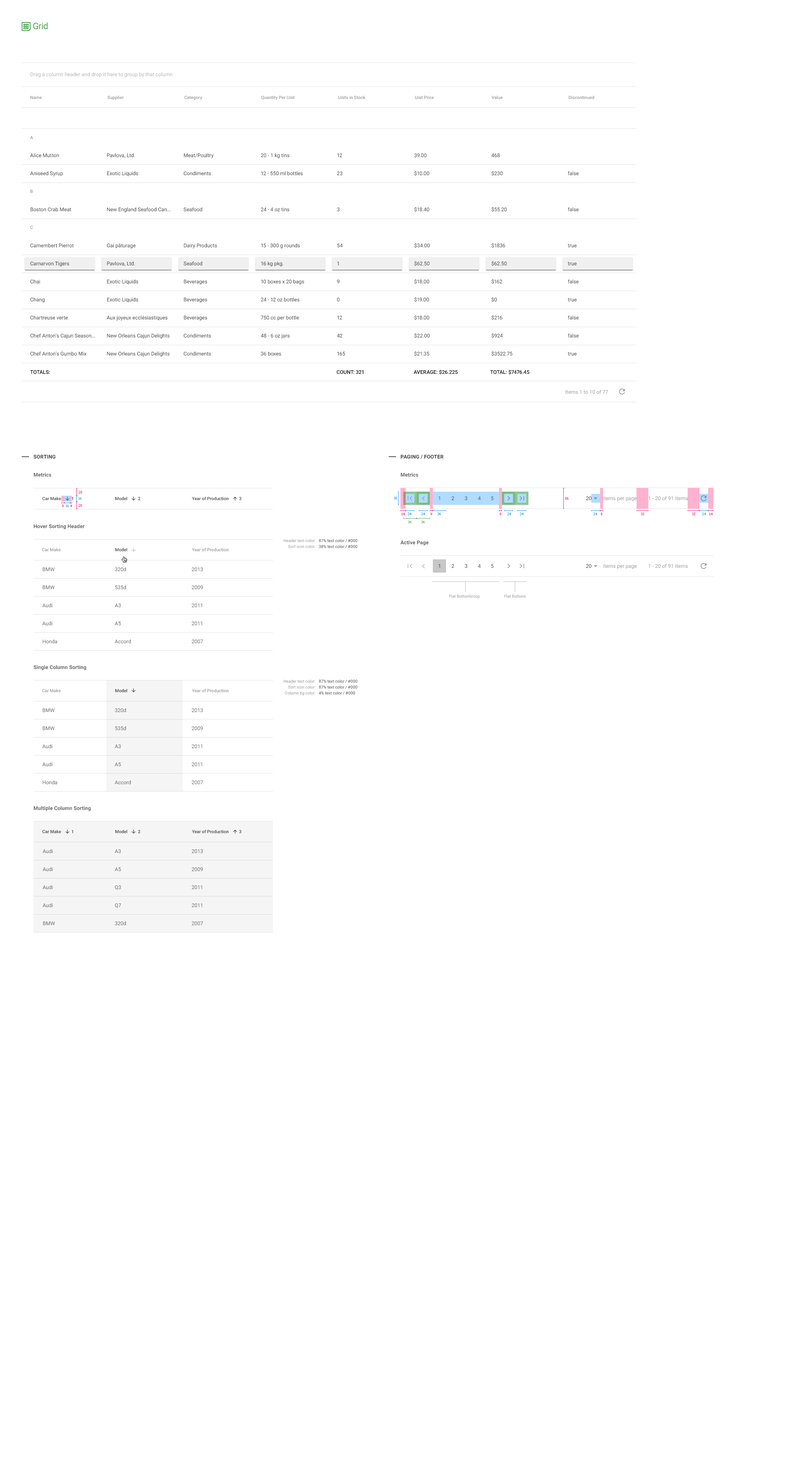
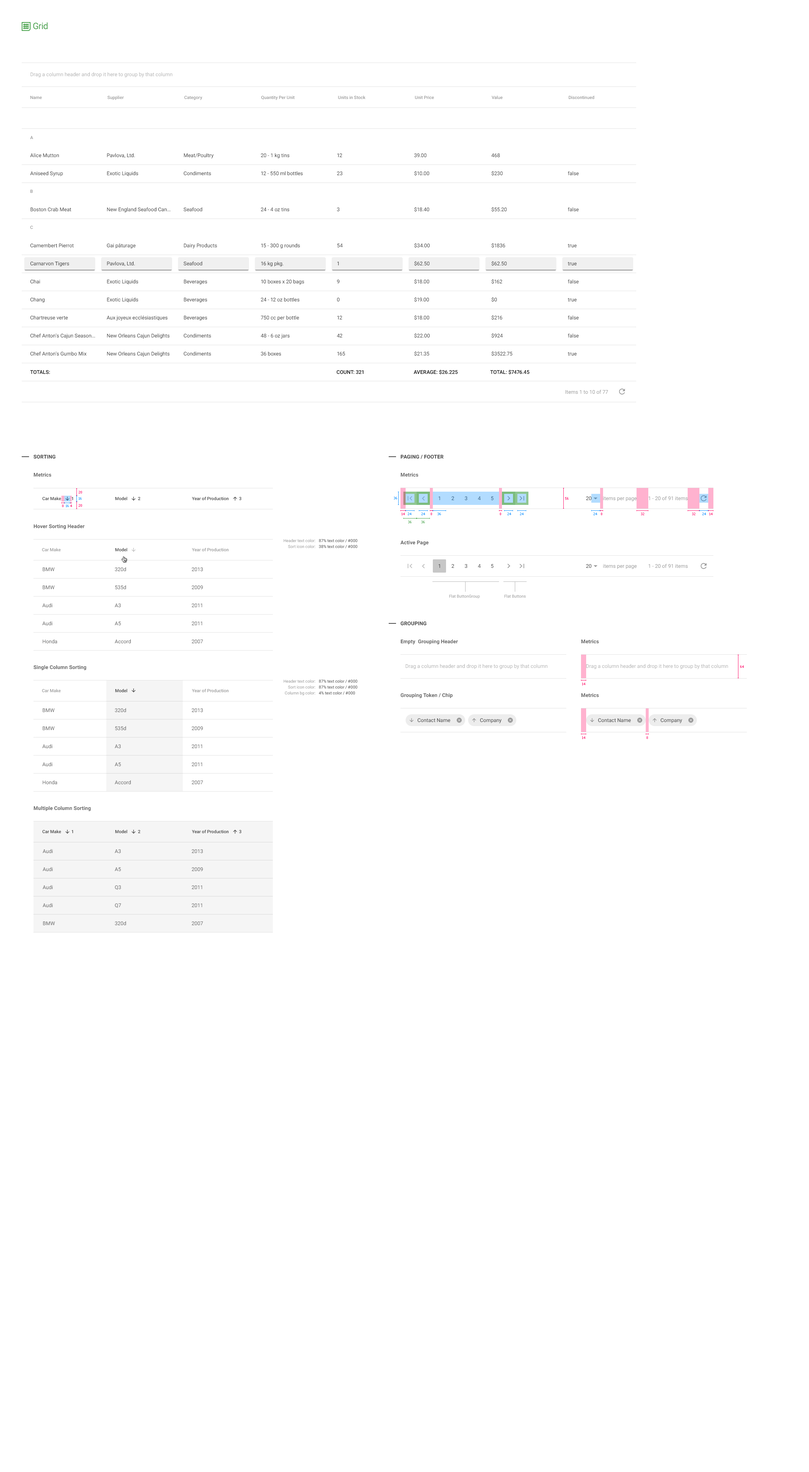
Comparing the layer stacks of the two w=809, h=1472 images. Changes:
added group "Grouping" (1st of 2) with 51 layers above "Paging / Footer" over [388, 621, 748, 739]
added group "Grouping Header Metrics" with 20 layers in group "Grouping" over [581, 692, 748, 739]
added group "Group 1" (2nd of 4, in "Grouping" › "Grouping Header Metrics") with 4 layers in group "Grouping Header Metrics" over [586, 714, 647, 726]
added layer "token" (2nd of 4, in "Grouping" › "Grouping Header Metrics" › "Group 1") (7%) in group "Group 1" over [586, 714, 647, 726]
added layer "grid rows" (1st of 11, in "Grouping" › "Grouping Header Metrics") (12%) in group "Grouping Header Metrics" over [581, 707, 748, 733]
added group "Grouping Header" with 14 layers in group "Grouping" over [400, 692, 567, 733]
added layer "grid rows" (2nd of 11, in "Grouping" › "Grouping Header") (12%) in group "Grouping Header" over [400, 707, 567, 733]
added group "Empty Grouping Header Metrics" with 8 layers in group "Grouping" over [581, 639, 748, 686]
added layer "Drag a column header and drop it here to group by that column" (1st of 3, in "Grouping" › "Empty Grouping Header Metrics") (42%) in group "Empty Grouping Header Metrics" over [586, 663, 729, 669]
added layer "grid rows" (3rd of 11, in "Grouping" › "Empty Grouping Header Metrics") (12%) in group "Empty Grouping Header Metrics" over [581, 654, 748, 679]
added group "Empty Grouping Header" (1st of 2, in "Grouping") with 3 layers in group "Grouping" over [400, 639, 567, 679]
added layer "Drag a column header and drop it here to group by that column" (2nd of 3, in "Grouping" › "Empty Grouping Header") (42%) in group "Empty Grouping Header" over [405, 663, 548, 669]
added layer "grid rows" (4th of 11, in "Grouping" › "Empty Grouping Header") (12%) in group "Empty Grouping Header" over [400, 654, 567, 679]
…and 29 more changes (29 added)
